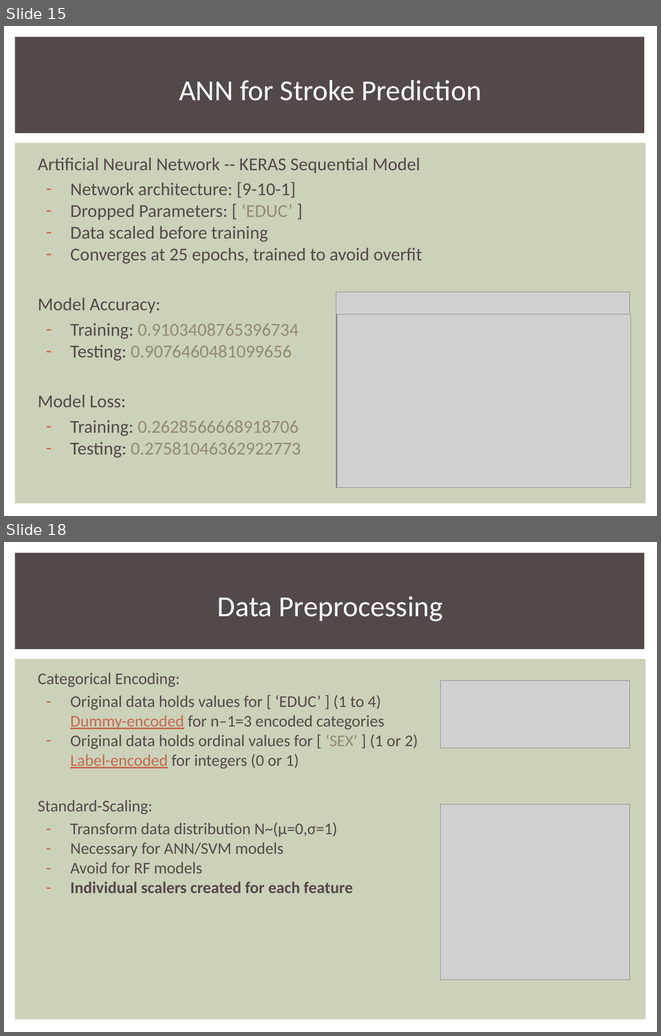
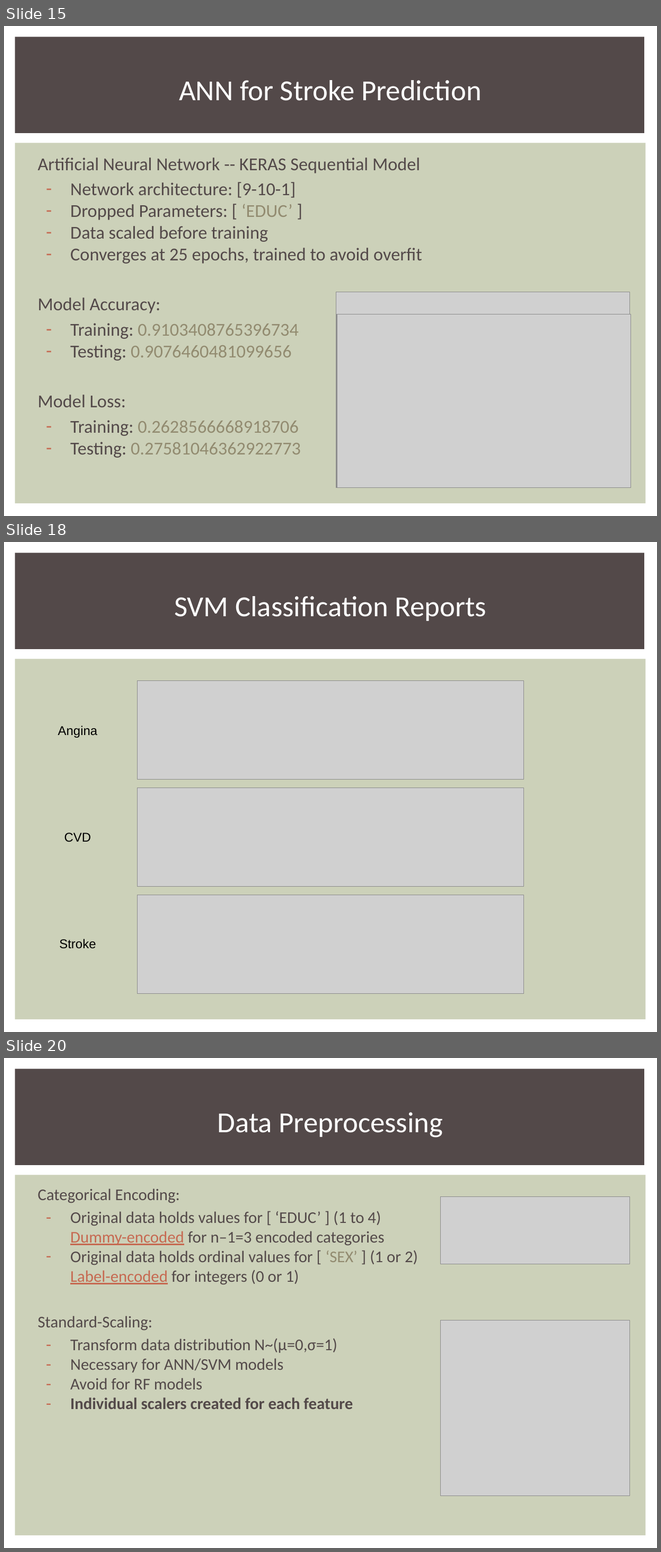
Before and after one commit to sasidhy1/framingham_ML, a slide deck: MLProject.pptx. Shown one above the other, each under a label of ours: slides 15 and 18 before the commit, slides 15, 18 and 20 after it; the slides between them are not shown. The pictures are 661x1036 and 661x1552 pixels, drawn with LibreOffice and Linux fonts; fonts in the diff are those of the drawing; grey boxes stand for pictures. Boxes give left, top, right and bottom in pixels: in the first picture for what was removed or moved away, otherwise in the second. Text is boxed around its words. In the diff, an @@ line names an element or a change of style, - is before the commit and + after.

```diff
--- a/MLProject.pptx
+++ b/MLProject.pptx
@@ slide 18 added at (4, 542, 657, 1032), background #FFFFFF; not listed: 2 template elements that a slide beside it also shows @@
@@ title added at (174, 596, 486, 621), 32 pt, text #FFFFFF @@
+SVM Classification Reports
@@ picture added at (137, 681, 524, 779) @@
@@ text added at (58, 725, 98, 738), 14 pt, text #000000 @@
+Angina
@@ picture added at (137, 787, 524, 886) @@
@@ text added at (64, 832, 91, 842), 14 pt, text #000000 @@
+CVD
@@ picture added at (137, 894, 524, 993) @@
@@ text added at (59, 938, 96, 949), 14 pt, text #000000 @@
+Stroke
@@ what was slide 18 is now slide 20 @@
```
Also in this commit, not shown: 2 slides changed, 1 other slide added.
